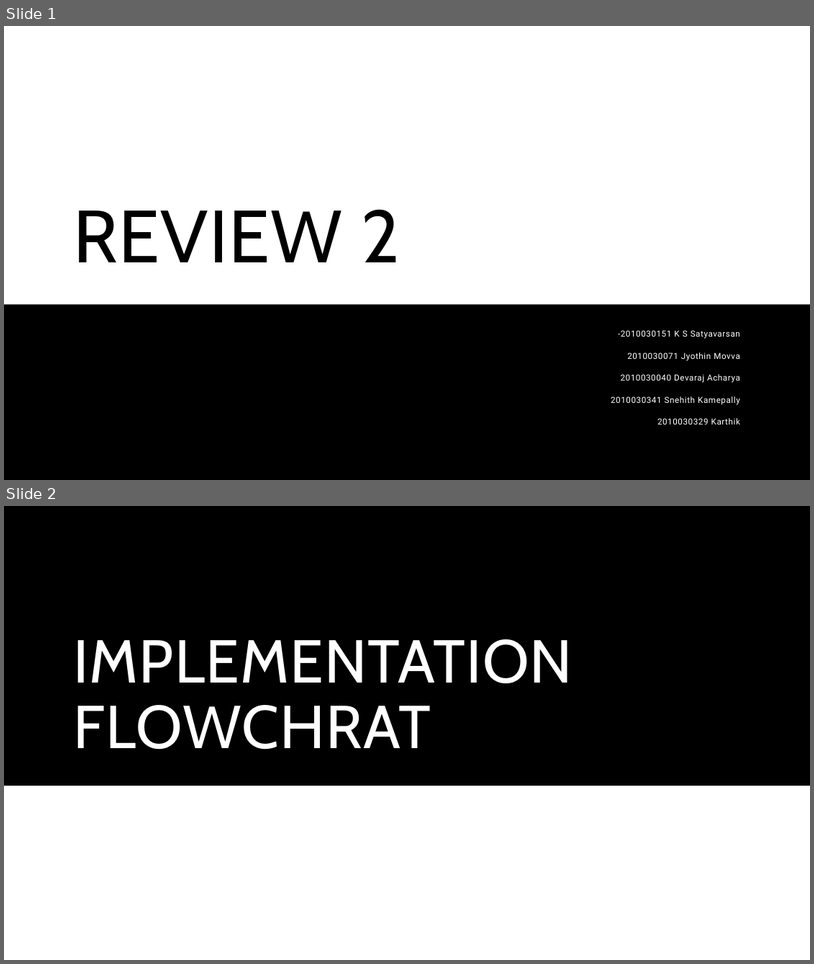
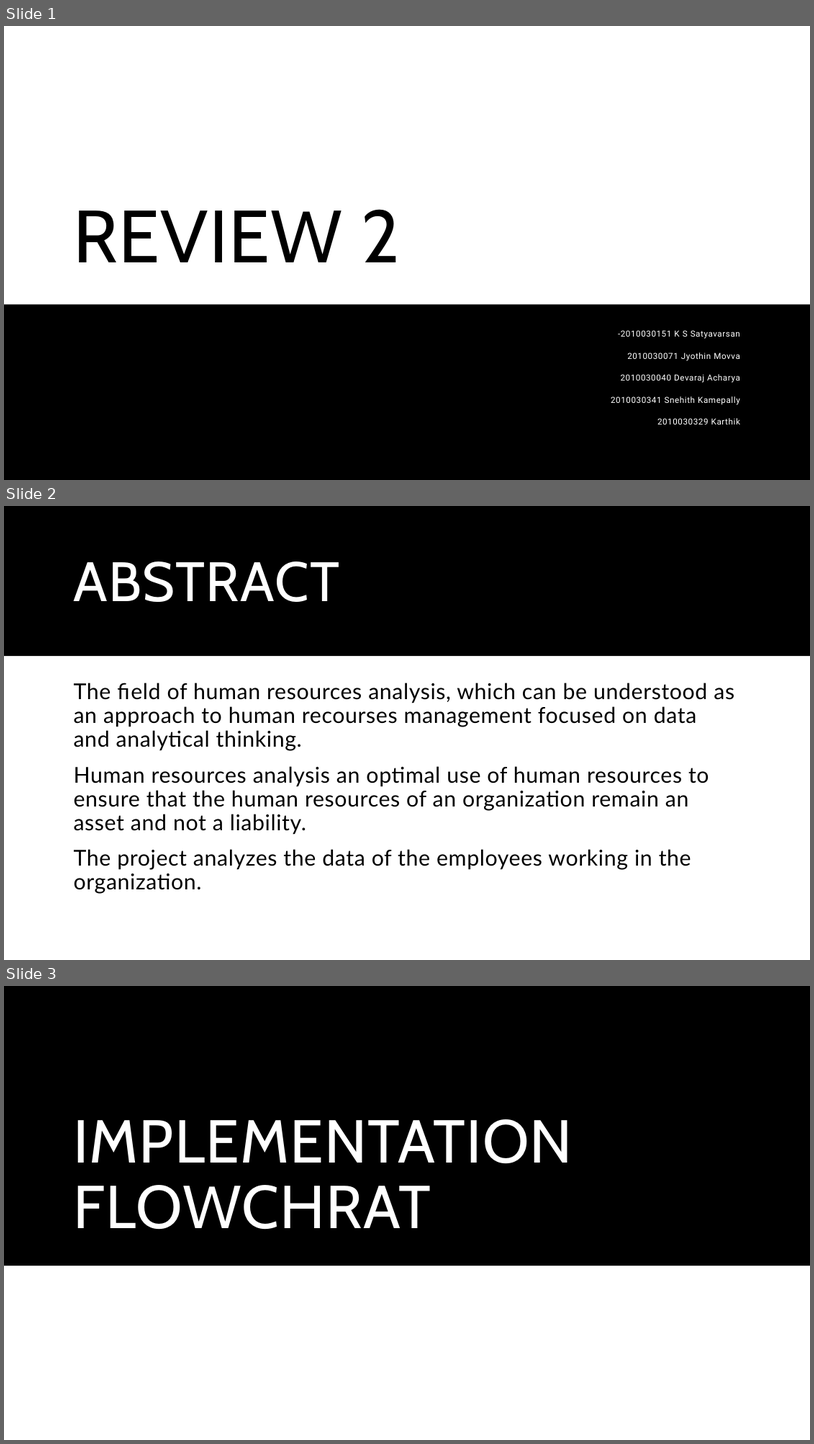
Before and after one commit to dev2010030040/Human-Resource-Analysis-with-Python, a slide deck: presentations/Review 2.pptx. Shown one above the other, each under a label of ours: slides 1 and 2 before the commit, slides 1, 2 and 3 after it. The pictures are 814x964 and 814x1444 pixels, drawn with LibreOffice and Linux fonts; fonts in the diff are those of the drawing. Boxes give left, top, right and bottom in pixels: in the first picture for what was removed or moved away, otherwise in the second. Text is boxed around its words. In the diff, an @@ line names an element or a change of style, - is before the commit and + after.

```diff
--- a/presentations/Review 2.pptx
+++ b/presentations/Review 2.pptx
@@ slide 2 added at box(4, 506, 810, 960), background #FFFFFF @@
@@ rectangle added at box(4, 506, 810, 656), fill #000000 @@
@@ title added at box(74, 561, 340, 602), 66 pt, text #FFFFFF @@
+ABSTRACT
@@ text added at box(74, 682, 735, 893), 26 pt, text #000000 @@
+The field of human resources analysis, which can be understood as an approach to human recourses management focused on data and analytical thinking.
+Human resources analysis an optimal use of human resources to ensure that the human resources of an organization remain an asset and not a liability.
+The project analyzes the data of the employees working in the organization.
@@ what was slide 2 is now slide 3 @@
```
Also in this commit, not shown: 1 other slide added.
